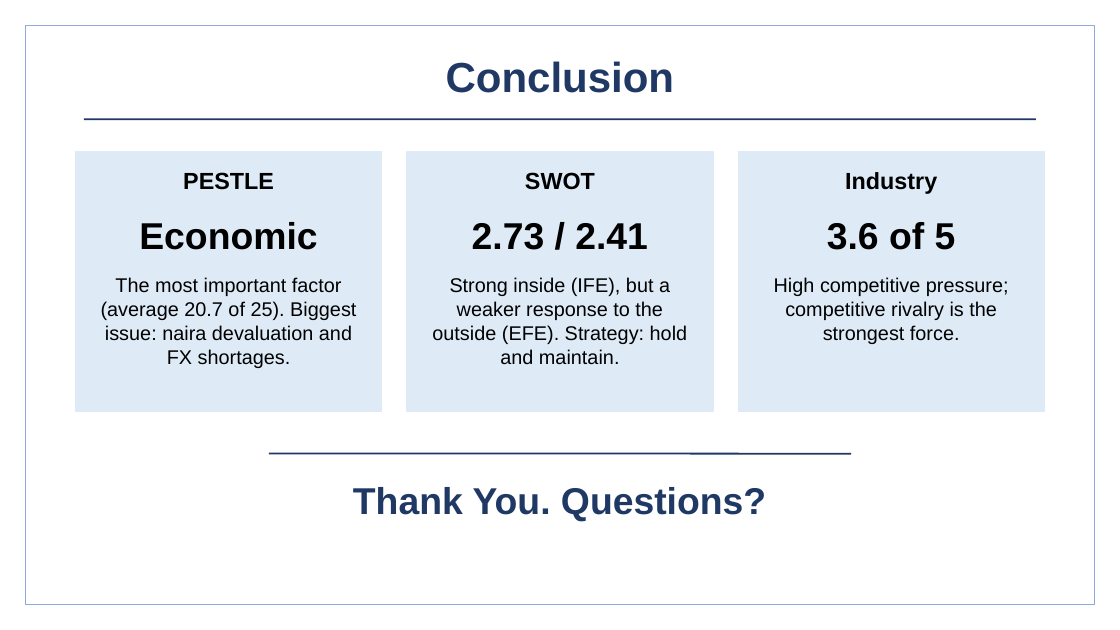
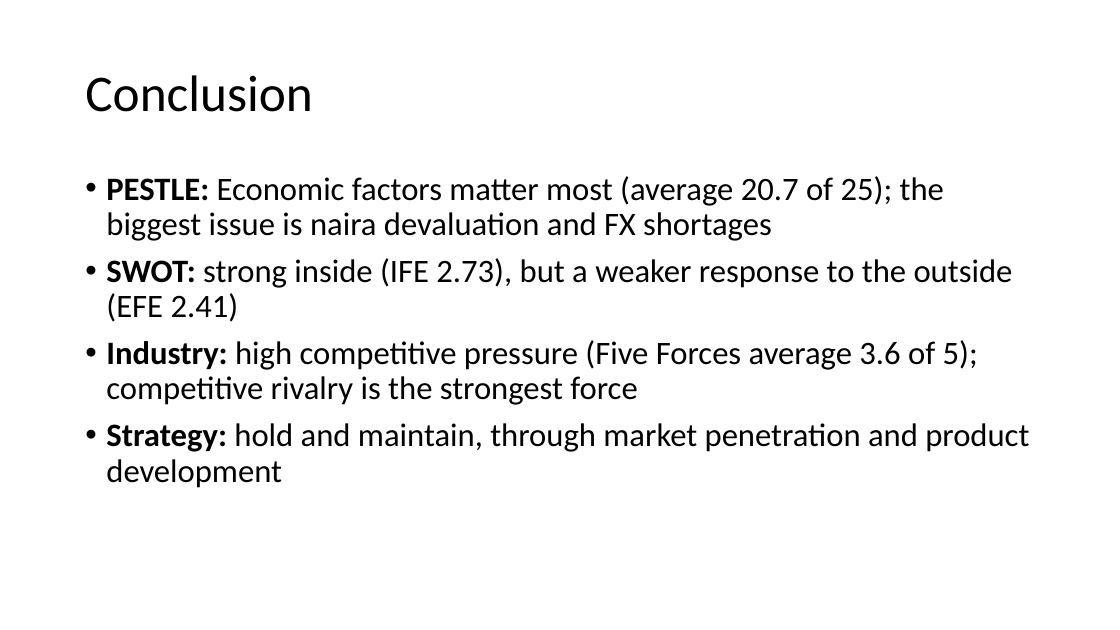
Before and after one commit to BadboyVee/BlackHoleeee, a slide deck: slide 14 of pz-analysis/PZ_Nigeria_Analysis.pptx (slide 13 before the commit). Drawn at 1120x630 pixels with LibreOffice and Linux fonts; fonts in the diff are those of the drawing. Boxes give left, top, right and bottom in pixels: in the first picture for what was removed or moved away, otherwise in the second. Text is boxed around its words. In the diff, an @@ line names an element or a change of style, - is before the commit and + after.

```diff
--- a/pz-analysis/PZ_Nigeria_Analysis.pptx
+++ b/pz-analysis/PZ_Nigeria_Analysis.pptx
@@ rectangle removed at (25,25,1095,605) @@
@@ title "Conclusion": place and size @@
-title "Conclusion" at (446,61,674,93)
+title "Conclusion" at (85,75,313,112)
@@ title "Conclusion" at (85,75,313,112): size 36 to 44 pt, font Arial to Calibri, text colour #1F3864 to #000000, bold off; alignment centre to left; line spacing 1 to 0.9 @@
@@ line removed from (84, 119) to (1036, 119) @@
@@ rectangle removed at (76,151,381,412) @@
@@ text added at (106,176,1029,488), 28 pt, text #000000 @@
+• PESTLE: Economic factors matter most (average 20.7 of 25); the biggest issue is naira devaluation and FX shortages
+• SWOT: strong inside (IFE 2.73), but a weaker response to the outside (EFE 2.41)
+• Industry: high competitive pressure (Five Forces average 3.6 of 5); competitive rivalry is the strongest force
+• Strategy: hold and maintain, through market penetration and product development
@@ text removed at (183,172,274,190) @@
-PESTLE
@@ rectangle removed at (407,151,712,412) @@
@@ text removed at (525,172,595,190) @@
-SWOT
@@ rectangle removed at (739,151,1044,412) @@
@@ text removed at (845,172,937,194) @@
-Industry
@@ text removed at (139,222,317,250) @@
-Economic
@@ text removed at (472,223,648,250) @@
-2.73 / 2.41
@@ text removed at (827,222,956,250) @@
-3.6 of 5
@@ text removed at (101,277,356,368) @@
-The most important factor (average 20.7 of 25). Biggest issue: naira devaluation and FX shortages.
@@ text removed at (432,277,688,365) @@
-Strong inside (IFE), but a weaker response to the outside (EFE). Strategy: hold and maintain.
@@ text removed at (774,277,1009,344) @@
-High competitive pressure; competitive rivalry is the strongest force.
@@ line removed from (269, 454) to (851, 454) @@
@@ text removed at (353,487,766,522) @@
-Thank You. Questions?
```
Also in this commit, not shown: 12 other slides changed, 2 slides added, 10 other files.
